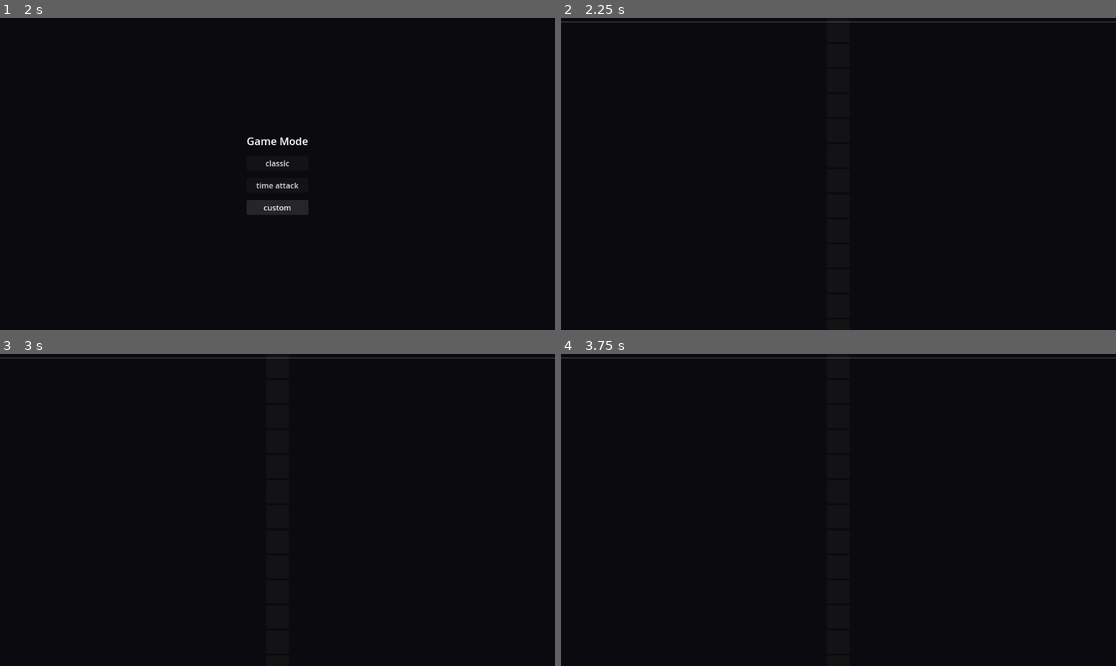
Above: before the commit, frames 1-4 (two rows, left to right).
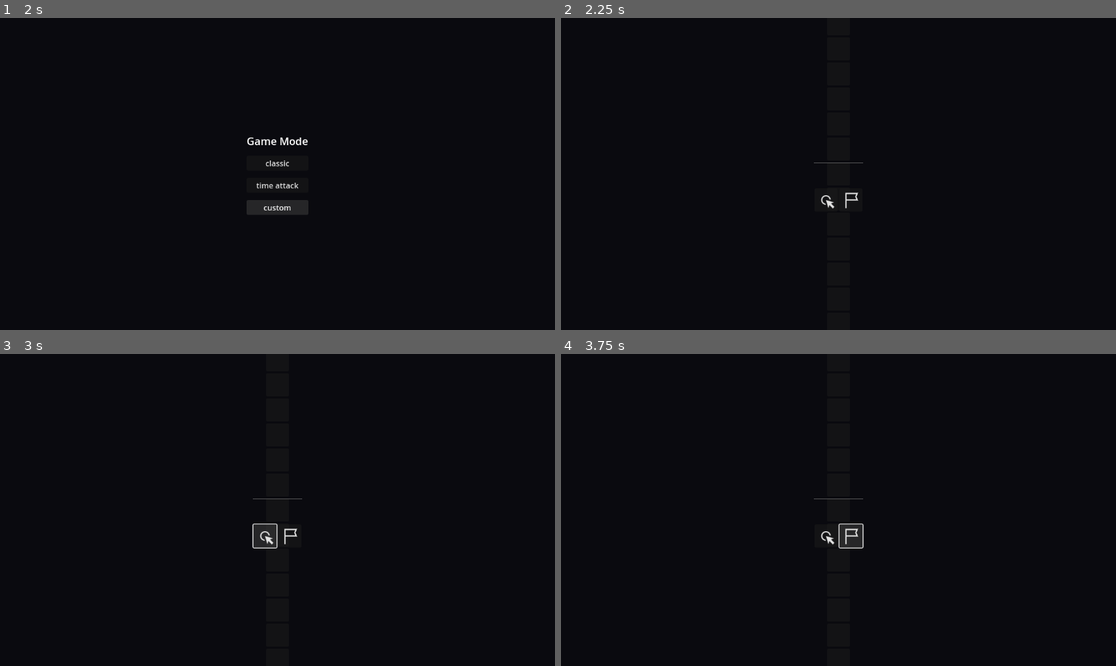
Above: after the commit, the same moments.

Repository: christian759/codemine
Game: Godot game, scene res://navScreen/main.tscn
Two runs of this game, one before a commit and one after it. Both use one fixed random seed, a clock stepped at 60 frames per second and the inputs below.
Inputs (mouse positions are in pixels of both pictures, inside the frame that each line leads up to):
- Up to frame 1 (2 s): click "feedback" at 0.5 s; click "▶ Start" at 1.25 s
- Up to frame 2 (2.25 s): click "classic" at 2 s
- Up to frame 3 (3 s): click (266, 534) at 2.77 s
- Up to frame 4 (3.75 s): click (849, 534) at 3.52 s

Frame 1 is identical in both runs. In frame 2, 0.3% of the frame differs, in the area x 0-100%, y 1-62%; in frame 3, 0.6%, in the area x 0-100%, y 1-63%; in frame 4, 0.6%.

Commit message:
10th june: removing the external bottombar and adding grid system using container

Diff:
--- a/board/board.gd
+++ b/board/board.gd
@@ -17,9 +17,8 @@
 @onready var game_over_popup: PopupPanel = $PopupPanel
 @onready var restart_button: Button = $PopupPanel/VBoxContainer/HBoxContainer/RestartButton
 @onready var back_button: Button = $PopupPanel/VBoxContainer/HBoxContainer/BackButton
-@onready var board_content: Control = $VBoxContainer/boardContent
-@onready var tile_layer: GridContainer = $VBoxContainer/boardContent/TileLayer
-@onready var bottom_node: Control = $VBoxContainer/BottomNode
+@onready var board_content: Control = $ColorRect/CenterContainer/VBoxContainer/VBoxContainer2/boardContent
+@onready var tile_layer: GridContainer = $ColorRect/CenterContainer/VBoxContainer/VBoxContainer2/boardContent/TileLayer
 
 var pick_mode := true
 
@@ -36,7 +35,6 @@
 func _on_viewport_size_changed():
 	clear_grid()
 	generate_grid()
-	_adding_bottom_bar()
 
 func get_bottom_bar_height():
 	var viewport_size = get_viewport().size
@@ -123,19 +121,6 @@
 				tile_layer.add_child(tile)
 		tile_nodes.append(node_row)
 
-func _adding_bottom_bar():
-	var viewport_size = get_viewport().size
-	if bottom_node is Control:
-		bottom_node.custom_minimum_size = Vector2(viewport_size.x, get_bottom_bar_height())
-
-		pick_button = bottom_node.get_node("VBoxContainer/HBoxContainer/clickButton")
-		flag_button = bottom_node.get_node("VBoxContainer/HBoxContainer/flagButton")
-
-		pick_button.pressed.connect(_on_pick_button_pressed)
-		flag_button.pressed.connect(_on_flag_button_pressed)
-
-		_update_bottom_bar_buttons()
-
 func _on_pick_button_pressed():
 	pick_mode = true
 	_update_bottom_bar_buttons()
--- a/board/board.tscn
+++ b/board/board.tscn
@@ -1,18 +1,11 @@
-[gd_scene load_steps=3 format=3 uid="uid://bf1ak3gum6bls"]
+[gd_scene load_steps=4 format=3 uid="uid://bf1ak3gum6bls"]
 
 [ext_resource type="Script" uid="uid://c2janl8vmmvb4" path="res://board/board.gd" id="1_5c38k"]
-[ext_resource type="PackedScene" uid="uid://b1guwc5a7wewd" path="res://board/bottom/BottomNode.tscn" id="2_k4dee"]
+[ext_resource type="Texture2D" uid="uid://dtj5v2jpb88tr" path="res://icon/click.svg" id="2_vj8kq"]
+[ext_resource type="Texture2D" uid="uid://djeahs7bc6aok" path="res://icon/flat.png" id="3_eiwly"]
 
 [node name="Board" type="Node"]
 script = ExtResource("1_5c38k")
-
-[node name="ColorRect" type="ColorRect" parent="."]
-anchors_preset = 15
-anchor_right = 1.0
-anchor_bottom = 1.0
-grow_horizontal = 2
-grow_vertical = 2
-color = Color(0.0392157, 0.0392157, 0.0588235, 1)
 
 [node name="PopupPanel" type="PopupPanel" parent="."]
 
@@ -37,20 +30,39 @@
 layout_mode = 2
 text = "BACK"
 
-[node name="VBoxContainer" type="VBoxContainer" parent="."]
-anchors_preset = 13
+[node name="ColorRect" type="ColorRect" parent="."]
+anchors_preset = 15
+anchor_right = 1.0
+anchor_bottom = 1.0
+grow_horizontal = 2
+grow_vertical = 2
+color = Color(0.0392157, 0.0392157, 0.0588235, 1)
+
+[node name="CenterContainer" type="CenterContainer" parent="ColorRect"]
+custom_minimum_size = Vector2(200, 200)
+layout_mode = 1
+anchors_preset = 8
 anchor_left = 0.5
+anchor_top = 0.5
 anchor_right = 0.5
-anchor_bottom = 1.0
-offset_left = -5.0
-offset_right = 5.0
+anchor_bottom = 0.5
+offset_left = -50.0
+offset_top = -24.0
+offset_right = 50.0
+offset_bottom = 24.0
 grow_horizontal = 2
 grow_vertical = 2
 
-[node name="boardContent" type="Control" parent="VBoxContainer"]
+[node name="VBoxContainer" type="VBoxContainer" parent="ColorRect/CenterContainer"]
 layout_mode = 2
 
-[node name="TileLayer" type="GridContainer" parent="VBoxContainer/boardContent"]
+[node name="VBoxContainer2" type="VBoxContainer" parent="ColorRect/CenterContainer/VBoxContainer"]
+layout_mode = 2
+
+[node name="boardContent" type="Control" parent="ColorRect/CenterContainer/VBoxContainer/VBoxContainer2"]
+layout_mode = 2
+
+[node name="TileLayer" type="GridContainer" parent="ColorRect/CenterContainer/VBoxContainer/VBoxContainer2/boardContent"]
 layout_mode = 1
 anchors_preset = 8
 anchor_left = 0.5
@@ -66,9 +78,25 @@
 theme_override_constants/h_separation = 4
 theme_override_constants/v_separation = 4
 
-[node name="HSeparator" type="HSeparator" parent="VBoxContainer"]
-custom_minimum_size = Vector2(9, 9)
+[node name="HSeparator" type="HSeparator" parent="ColorRect/CenterContainer/VBoxContainer"]
+custom_minimum_size = Vector2(9, 100)
 layout_mode = 2
 
-[node name="BottomNode" parent="VBoxContainer" instance=ExtResource("2_k4dee")]
+[node name="HBoxContainer" type="HBoxContainer" parent="ColorRect/CenterContainer/VBoxContainer"]
 layout_mode = 2
+
+[node name="clickButton" type="Button" parent="ColorRect/CenterContainer/VBoxContainer/HBoxContainer"]
+custom_minimum_size = Vector2(48, 48)
+layout_mode = 2
+icon = ExtResource("2_vj8kq")
+icon_alignment = 1
+expand_icon = true
+
+[node name="flagButton" type="Button" parent="ColorRect/CenterContainer/VBoxContainer/HBoxContainer"]
+custom_minimum_size = Vector2(48, 48)
+layout_mode = 2
+icon = ExtResource("3_eiwly")
+icon_alignment = 1
+expand_icon = true
+
+[connection signal="pressed" from="ColorRect/CenterContainer/VBoxContainer/HBoxContainer/clickButton" to="." method="_on_pick_button_pressed"]
--- a/board/bottom/BottomNode.tscn
+++ b/board/bottom/BottomNode.tscn
@@ -3,12 +3,9 @@
 [ext_resource type="Texture2D" uid="uid://dtj5v2jpb88tr" path="res://icon/click.svg" id="1_pfvjn"]
 [ext_resource type="Texture2D" uid="uid://djeahs7bc6aok" path="res://icon/flat.png" id="2_v28qj"]
 
-[node name="BottomNode" type="Control"]
-layout_mode = 3
-anchors_preset = 0
+[node name="BottomNode" type="Node"]
 
 [node name="VBoxContainer" type="VBoxContainer" parent="."]
-layout_mode = 1
 anchors_preset = 7
 anchor_left = 0.5
 anchor_top = 1.0
--- a/navScreen/main.tscn
+++ b/navScreen/main.tscn
@@ -27,6 +27,10 @@
 anchor_top = 0.5
 anchor_right = 0.5
 anchor_bottom = 0.5
+offset_left = -97.0
+offset_top = -144.5
+offset_right = 97.0
+offset_bottom = 144.5
 grow_horizontal = 2
 grow_vertical = 2
 
